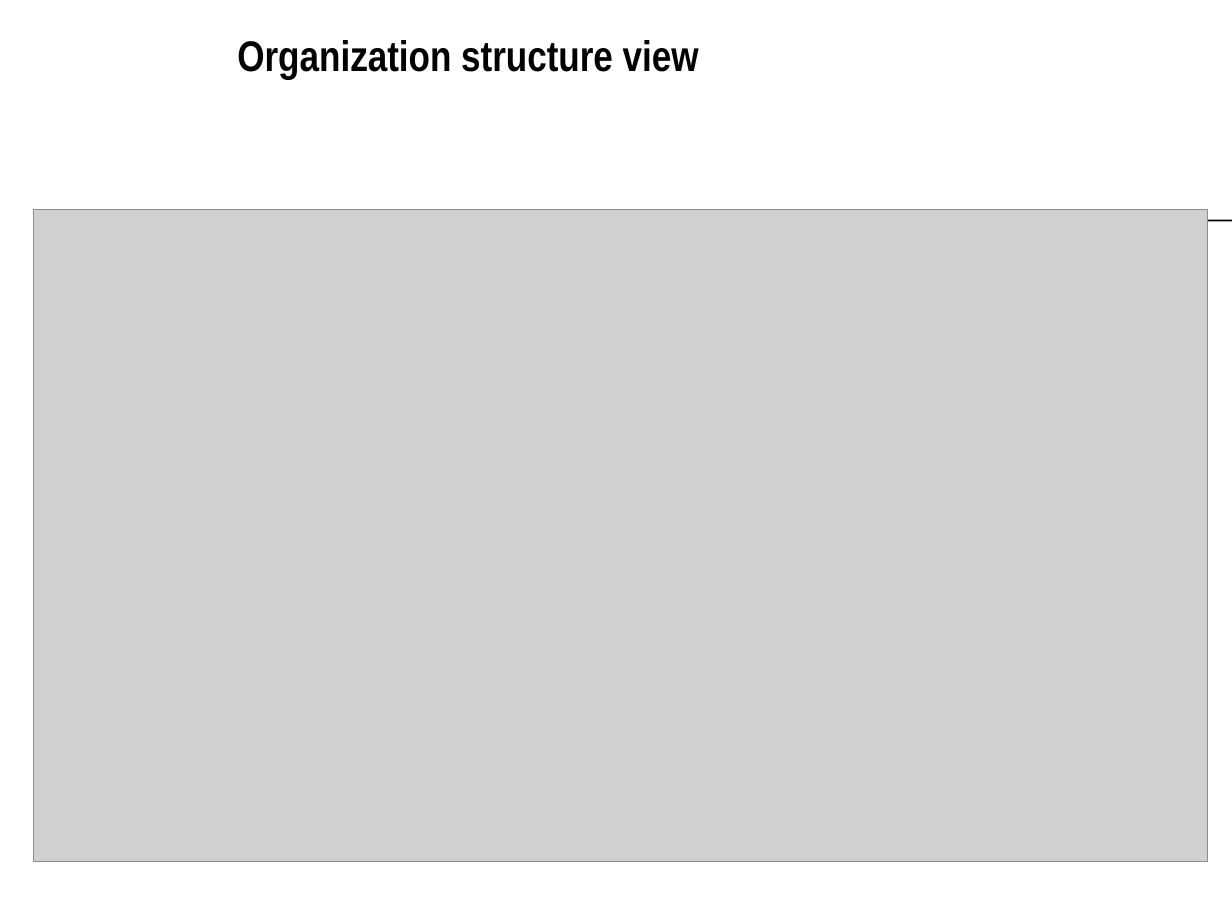
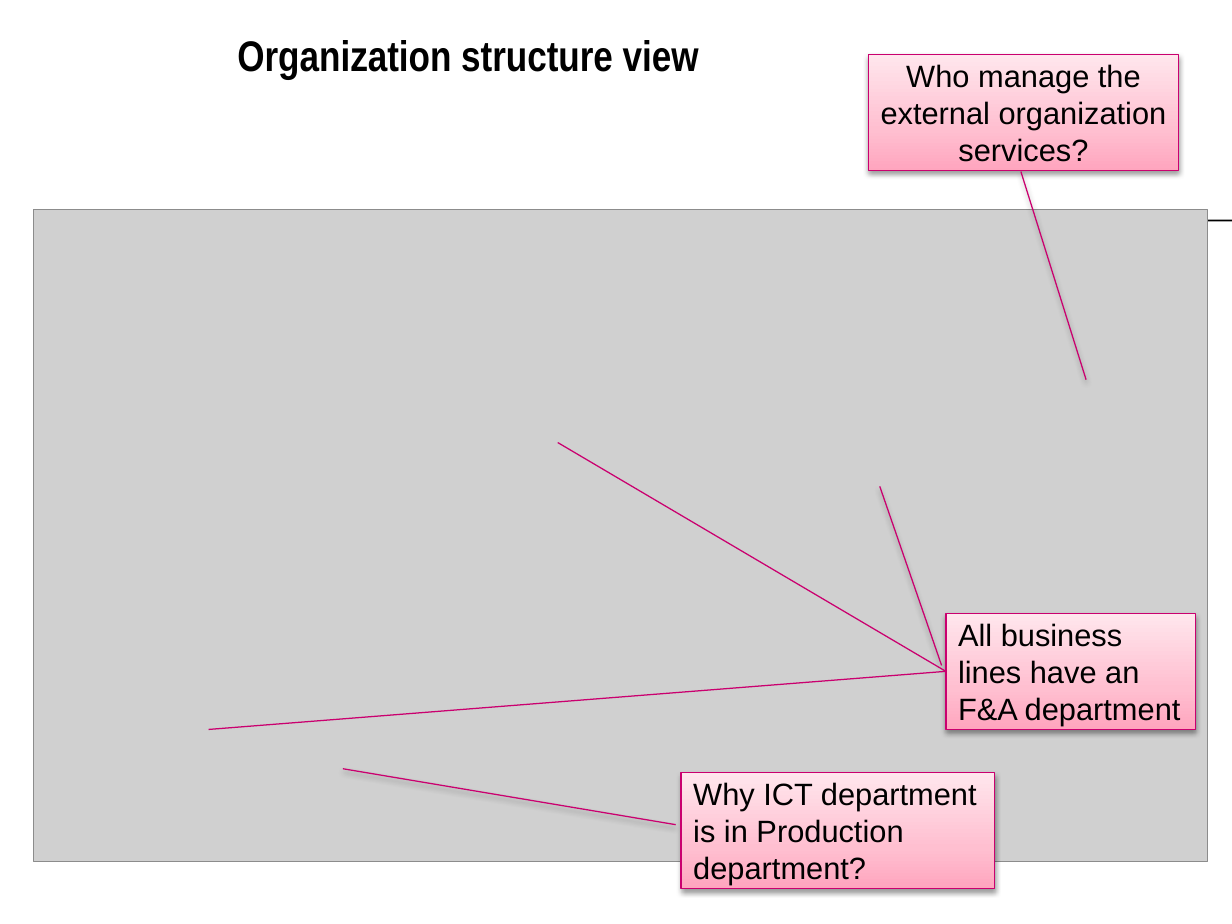
Before and after one commit to jochemverburg/AISProject, a slide deck: slide 5 of AIS_Assignment_2015_BaselineArch.ppt (slide 4 before the commit). Drawn at 1232x924 pixels with LibreOffice and Linux fonts; fonts in the diff are those of the drawing; grey boxes stand for pictures; background and template pictures are left out. Boxes give left, top, right and bottom in pixels: in the first picture for what was removed or moved away, otherwise in the second. Text is boxed around its words. In the diff, an @@ line names an element or a change of style, - is before the commit and + after.

```diff
--- a/AIS_Assignment_2015_BaselineArch.ppt
+++ b/AIS_Assignment_2015_BaselineArch.ppt
@@ border callout added at <box>869,54,1179,170</box>, fill gradient #FFA6BF to #FFC0D1 to #FFE7ED, outline #CA006F 0.75 pt, 18 pt, text #000000 @@
+Who manage the external organization services?
@@ line added from (946, 671) to (558, 442), #CA006F 0.75 pt @@
@@ border callout added at <box>946,614,1196,729</box>, fill gradient #FFA6BF to #FFC0D1 to #FFE7ED, outline #CA006F 0.75 pt, 18 pt, text #000000 @@
+All business lines have an F&A department
@@ line added from (946, 671) to (208, 729), #CA006F 0.75 pt @@
@@ border callout added at <box>681,772,994,888</box>, fill gradient #FFA6BF to #FFC0D1 to #FFE7ED, outline #CA006F 0.75 pt, 18 pt, text #000000 @@
+Why ICT department is in Production department?
```
Also in this commit, not shown: 8 other slides changed, 1 slide added, 2 other files.
